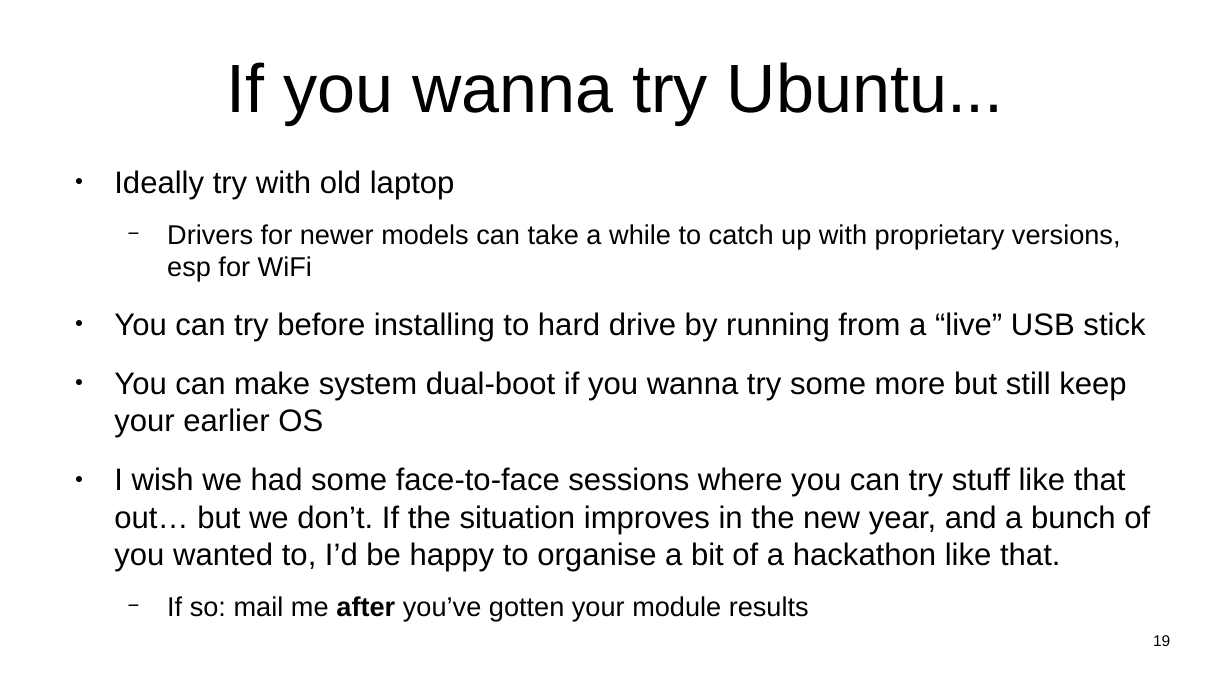
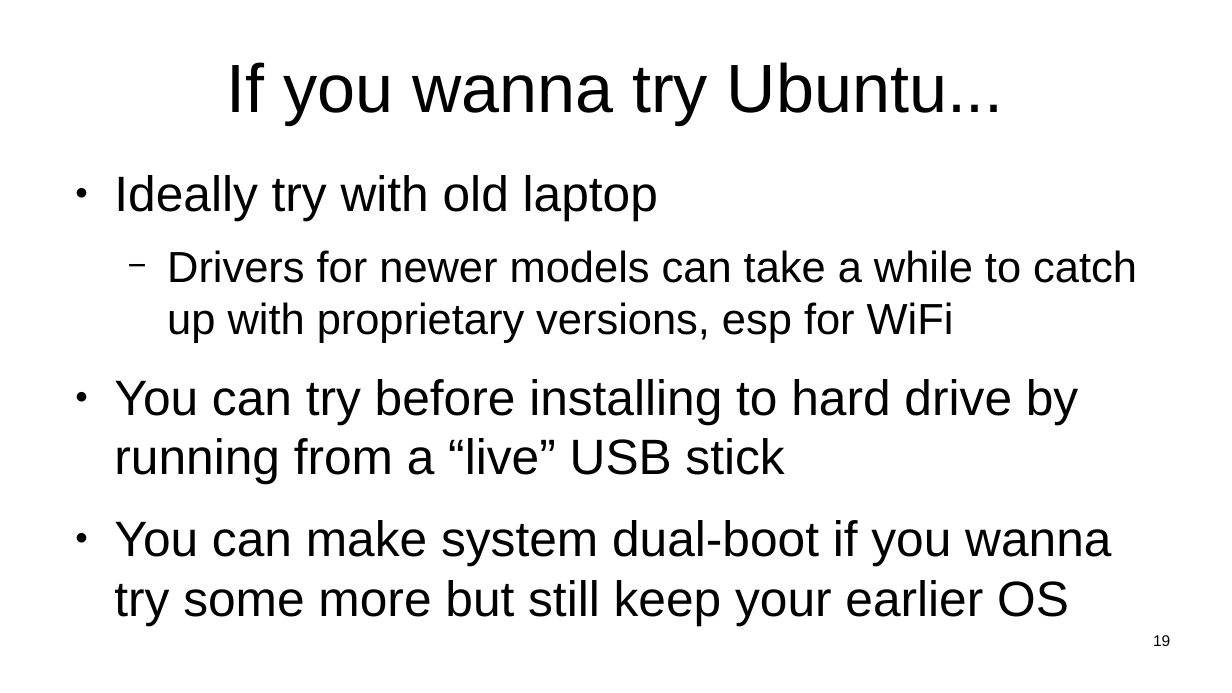
Before and after one commit to sftcd/witidtm, a slide deck: slide 19 of lectures/2021-2022/400-machines.odp. Drawn at 1232x693 pixels with LibreOffice and Linux fonts; fonts in the diff are those of the drawing. Boxes give left, top, right and bottom in pixels: in the first picture for what was removed or moved away, otherwise in the second. Text is boxed around its words. In the diff, an @@ line names an element or a change of style, - is before the commit and + after.

```diff
--- a/lectures/2021-2022/400-machines.odp
+++ b/lectures/2021-2022/400-machines.odp
@@ text "Ideally try with old laptop" at [114, 175, 1137, 625]: size 20 to 32 pt in "Ideally try with old laptop", "You can try before installing to hard ...", "You can make system dual-boot if you ..."; size 17.5 to 28 pt in "Drivers for newer models can take a ..." @@
@@ text at [114, 467, 1150, 571]: paragraphs removed @@
-● I wish we had some face-to-face sessions where you can try stuff like that out… but we don’t. If the situation improves in the new year, and a bunch of you wanted to, I’d be happy to organise a bit of a hackathon like that.
-  − If so: mail me after you’ve gotten your module results
```
Also in this commit, not shown: 7 other slides changed, 3 other files.
